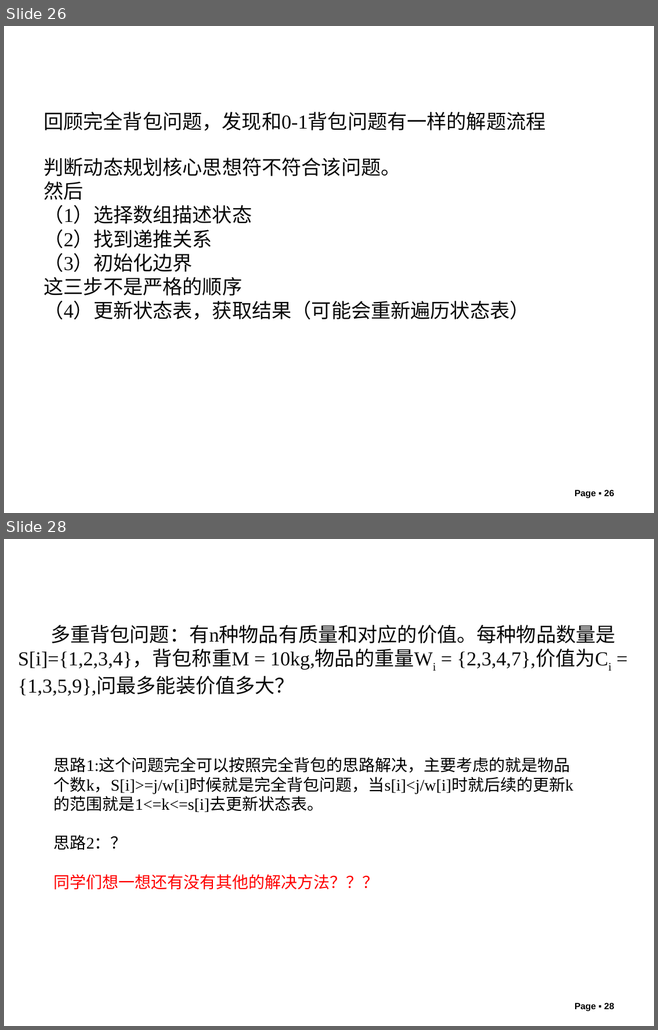
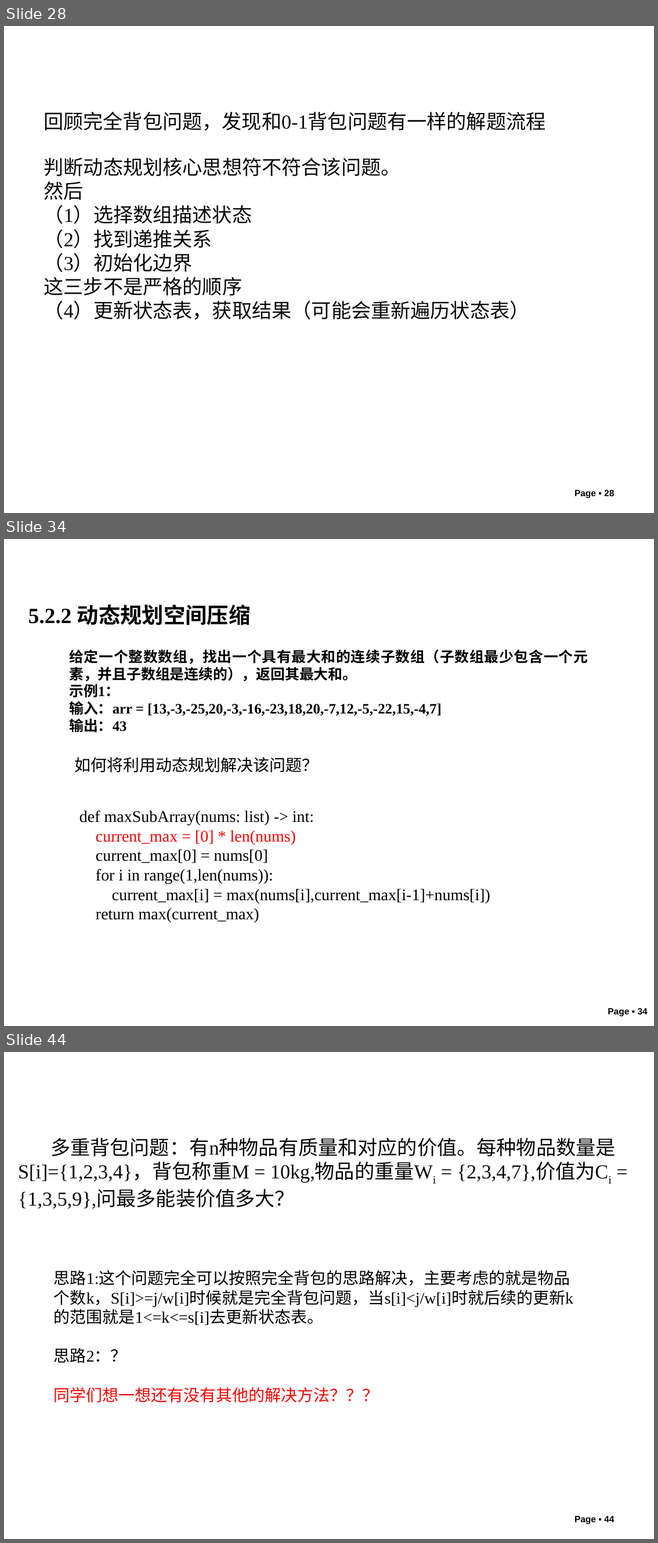
Before and after one commit to liutongling/DP, a slide deck: file/第5章 动态规划法.pptx. Shown one above the other, each under a label of ours: slides 26 and 28 before the commit, slides 28, 34 and 44 after it; the slides between them are not shown. The pictures are 658x1030 and 658x1543 pixels, drawn with LibreOffice and Linux fonts; fonts in the diff are those of the drawing; background and template pictures are left out. Boxes give left, top, right and bottom in pixels: in the first picture for what was removed or moved away, otherwise in the second. Text is boxed around its words. In the diff, an @@ line names an element or a change of style, - is before the commit and + after.

```diff
--- a/file/第5章 动态规划法.pptx
+++ b/file/第5章 动态规划法.pptx
@@ slide 34 added at <box>4,539,654,1026</box>, background #FFFFFF @@
@@ text added at <box>28,605,250,625</box>, 24 pt, text #000000, bold @@
+5.2.2 动态规划空间压缩
@@ text added at <box>69,649,587,733</box>, 16 pt, text #000000, bold @@
+给定一个整数数组，找出一个具有最大和的连续子数组（子数组最少包含一个元素，并且子数组是连续的），返回其最大和。
+示例1：
+输入：arr = [13,-3,-25,20,-3,-16,-23,18,20,-7,12,-5,-22,15,-4,7]
+输出：43
@@ text added at <box>74,757,318,773</box>, 18 pt, text #000000 @@
+如何将利用动态规划解决该问题？
@@ text added at <box>79,810,490,923</box>, 18 pt, text #000000 @@
+def maxSubArray(nums: list) -> int:
+current_max = [0] * len(nums)
+current_max[0] = nums[0]
+for i in range(1,len(nums)):
+current_max[i] = max(nums[i],current_max[i-1]+nums[i])
+return max(current_max)
@@ page number added at <box>607,1008,647,1016</box>, 10 pt, text #000000, bold @@
+Page ▪ 34
@@ what was slide 26 is now slide 28 @@
@@ what was slide 28 is now slide 44 @@
@@ page number at <box>574,1516,614,1525</box>: text changed @@
-Page ▪ 28
+Page ▪ 44
```
Also in this commit, not shown: 3 slides changed, 15 other slides added, 2 other files.
